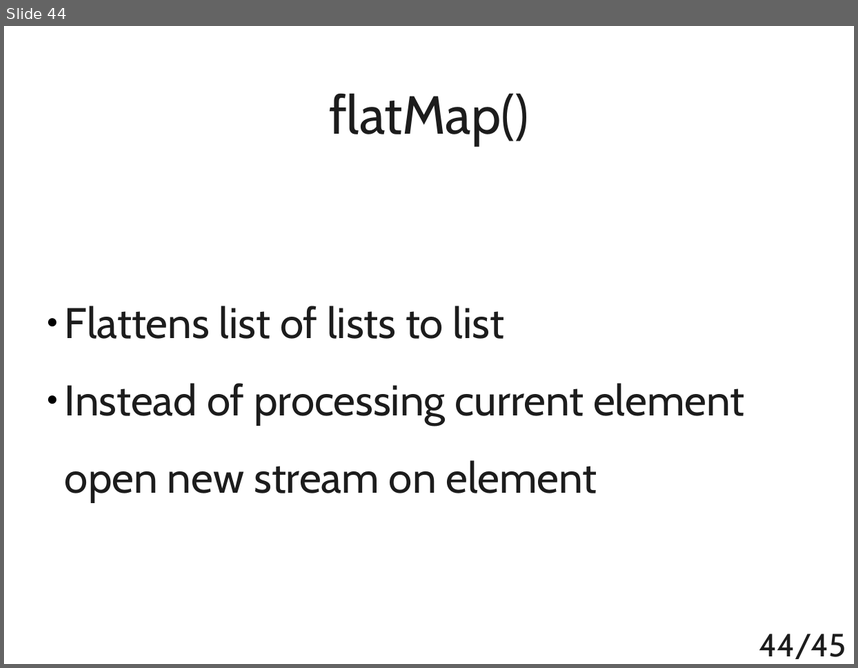
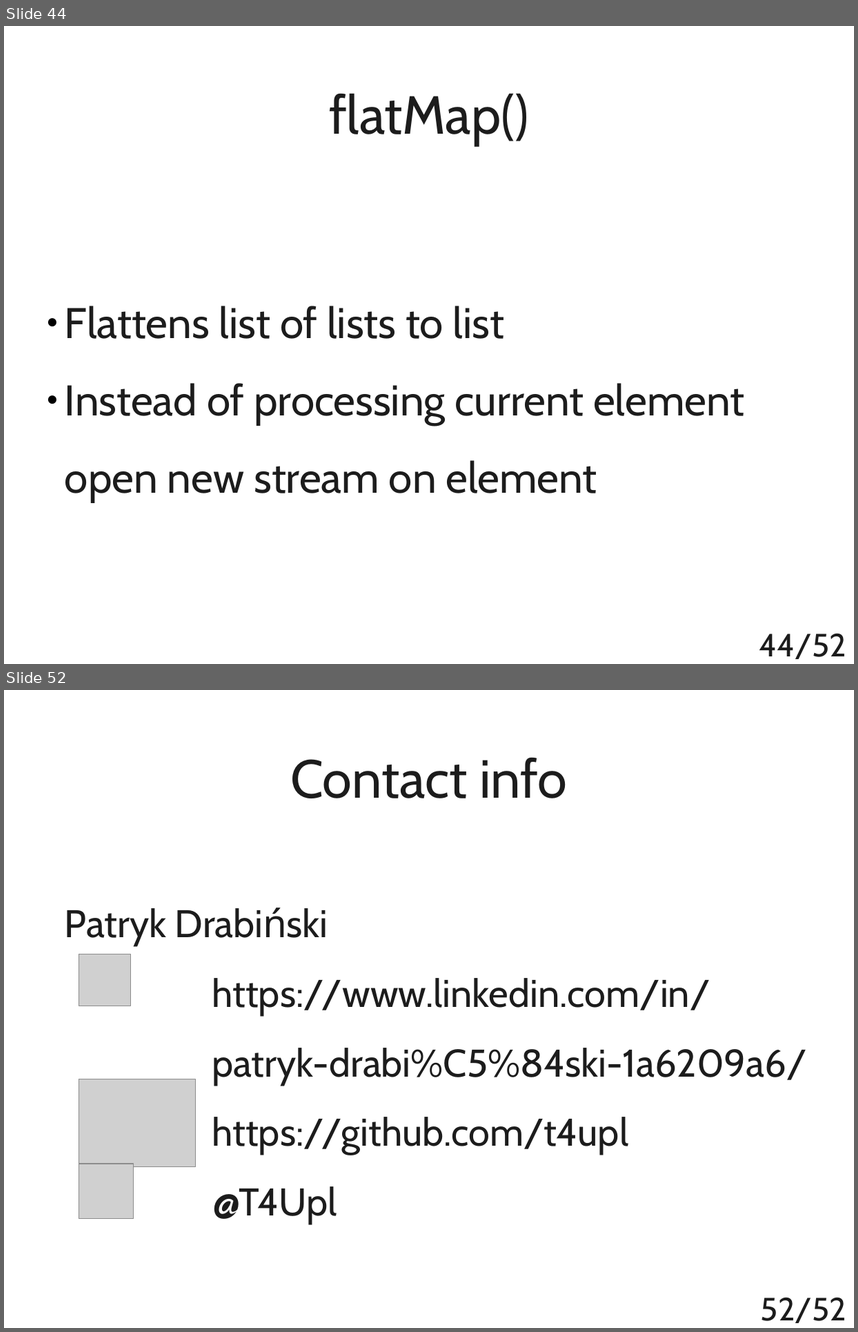
Before and after one commit to t4upl/java-streams-workshop, a slide deck: src/main/resources/editables/presentation.odp. Shown one above the other, each under a label of ours: slide 44 before the commit, slides 44 and 52 after it; the slides between them are not shown. The pictures are 858x668 and 858x1332 pixels, drawn with LibreOffice and Linux fonts; fonts in the diff are those of the drawing; grey boxes stand for pictures. Boxes give left, top, right and bottom in pixels: in the first picture for what was removed or moved away, otherwise in the second. Text is boxed around its words. In the diff, an @@ line names an element or a change of style, - is before the commit and + after.

```diff
--- a/src/main/resources/editables/presentation.odp
+++ b/src/main/resources/editables/presentation.odp
@@ slide 52 added at (4,690,854,1328), background #FFFFFF @@
@@ title added at (290,757,568,798), 50 pt, text #1C1C1C @@
+Contact info
@@ subtitle added at (65,908,807,1223), 36 pt, text #1C1C1C @@
+Patryk Drabiński
+https://www.linkedin.com/in/
+patryk-drabi%C5%84ski-1a6209a6/
+https://github.com/t4upl
+  @T4Upl
@@ picture added at (79,954,130,1006) @@
@@ picture added at (79,1080,195,1167) @@
@@ picture added at (79,1163,134,1219) @@
@@ page number added at (761,1297,846,1323), 30 pt, text #1C1C1C @@
+52/52
@@ page number at (759,633,846,659): text changed @@
-44/45
+44/52
```
Also in this commit, not shown: 1 slide changed, 7 other slides added, 1 slide removed, 6 other files.
